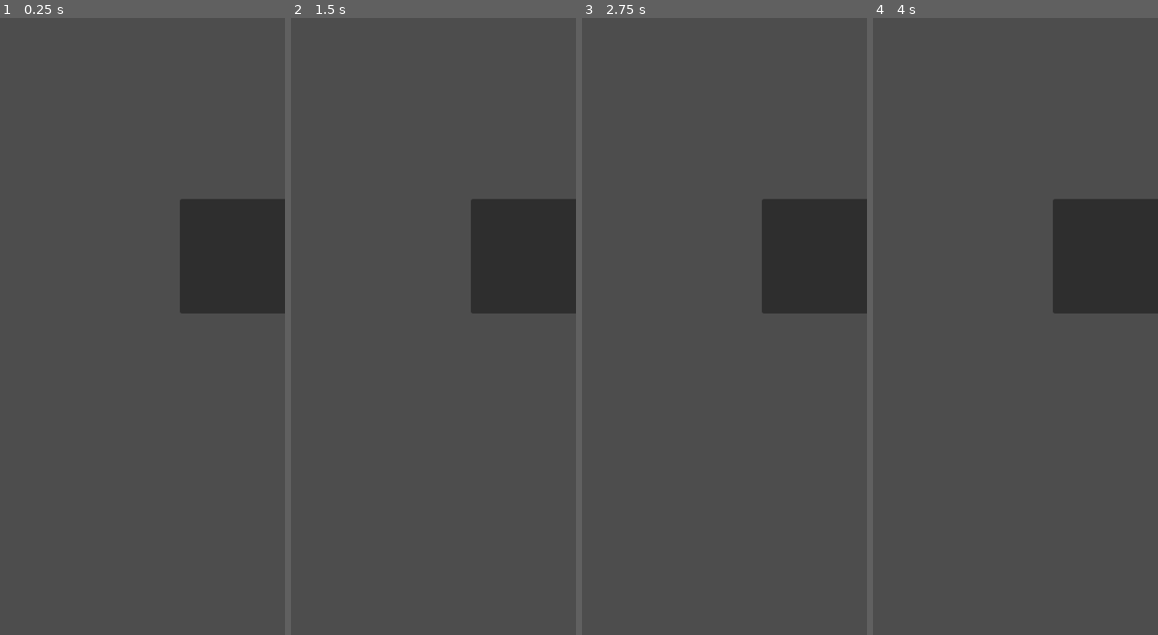
Above: before the commit, frames 1-4 (left to right).
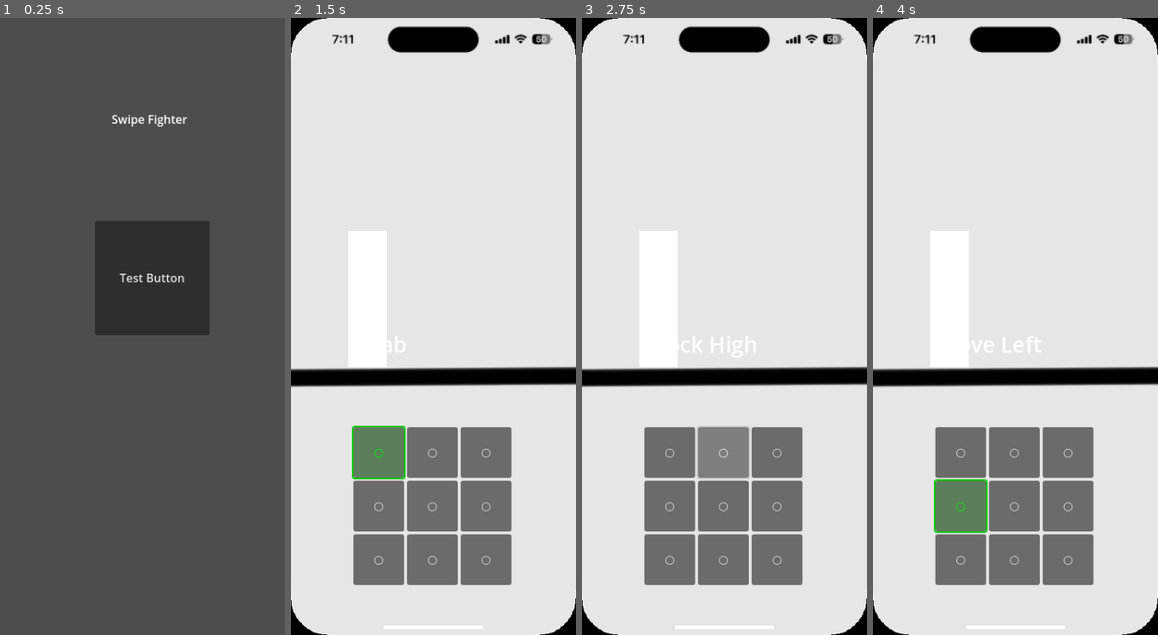
Above: after the commit, the same moments.

Repository: jarednpress/SwipeFighter
Game: Godot game, scene res://scenes/Main.tscn
Two runs of this game, one before a commit and one after it. Both use one fixed random seed, a clock stepped at 60 frames per second and the inputs below.
Inputs (mouse positions are in pixels of both pictures, inside the frame that each line leads up to):
- Up to frame 1 (0.25 s): no input
- Up to frame 2 (1.5 s): click (444, 277) at 0.5 s, where only the run after the commit has a clickable "Test Button"; click (379, 449) at 1.25 s, where only the run after the commit has a clickable "○"
- Up to frame 3 (2.75 s): click (724, 449) at 2 s, where only the run after the commit has a clickable "○"
- Up to frame 4 (4 s): click (1066, 449) at 2.75 s, where only the run after the commit has a clickable "○"; click (961, 505) at 3.5 s, where only the run after the commit has a clickable "○"

The runs differ from the first frame. In frame 1, 11% of the frame differs, in the area x 33-100%, y 15-52%; in frame 2, 100%, in the area x 0-100%, y 0-100%; in frame 3, 100%; in frame 4, 100%.

Commit message:
collision

Diff:
--- /dev/null
+++ b/assets/Characters/Character0.tscn
@@ -0,0 +1,8 @@
+[gd_scene load_steps=2 format=3 uid="uid://ck8e7gjqf0ge6"]
+
+[sub_resource type="SpriteFrames" id="SpriteFrames_1lswk"]
+
+[node name="Node2D" type="CharacterBody2D"]
+
+[node name="AnimatedSprite2D" type="AnimatedSprite2D" parent="."]
+sprite_frames = SubResource("SpriteFrames_1lswk")
--- a/project.godot
+++ b/project.godot
@@ -21,6 +21,7 @@
 window/size/viewport_height=852
 window/stretch/mode="viewport"
 window/handheld/orientation=1
+window/layer_3="Platform"
 
 [layer_names]
 
--- a/scenes/GameScreen.tscn
+++ b/scenes/GameScreen.tscn
@@ -1,8 +1,14 @@
-[gd_scene load_steps=4 format=3 uid="uid://bv3dpw7qqe5tt"]
+[gd_scene load_steps=6 format=3 uid="uid://bv3dpw7qqe5tt"]
 
 [ext_resource type="Script" path="res://scripts/GameScreen.gd" id="1_tiflb"]
 [ext_resource type="Texture2D" uid="uid://i370ifq8hya0" path="res://assets/notch.png" id="2_bthhe"]
-[ext_resource type="Texture2D" uid="uid://c84rv0543wsjp" path="res://assets/ArenaTest.png" id="3_lge0i"]
+[ext_resource type="Texture2D" uid="uid://c84rv0543wsjp" path="res://assets/ArenaTest.png" id="3_e56w1"]
+
+[sub_resource type="RectangleShape2D" id="RectangleShape2D_kx6ln"]
+size = Vector2(18, 484.5)
+
+[sub_resource type="RectangleShape2D" id="RectangleShape2D_bga5g"]
+size = Vector2(601, 24)
 
 [node name="Control" type="Control"]
 custom_minimum_size = Vector2(300, 300)
@@ -85,4 +91,44 @@
 [node name="ArenaTest" type="Sprite2D" parent="."]
 z_index = -4
 position = Vector2(114, -111)
-texture = ExtResource("3_lge0i")
+texture = ExtResource("3_e56w1")
+
+[node name="LeftWall" type="StaticBody2D" parent="."]
+collision_layer = 2
+
+[node name="CollisionShape2D" type="CollisionShape2D" parent="LeftWall"]
+position = Vector2(-177, -292.5)
+shape = SubResource("RectangleShape2D_kx6ln")
+
+[node name="RightWall" type="StaticBody2D" parent="."]
+
+[node name="CollisionShape2D" type="CollisionShape2D" parent="RightWall"]
+position = Vector2(412, -295.25)
+shape = SubResource("RectangleShape2D_kx6ln")
+
+[node name="Platform" type="StaticBody2D" parent="."]
+collision_layer = 5
+
+[node name="CollisionShape2D" type="CollisionShape2D" parent="Platform"]
+position = Vector2(113.5, -41)
+shape = SubResource("RectangleShape2D_bga5g")
+
+[node name="Camera2D" type="Camera2D" parent="."]
+offset = Vector2(104, 0)
+limit_left = -104
+limit_top = 0
+limit_right = 496
+limit_bottom = 852
+drag_horizontal_enabled = true
+drag_vertical_enabled = true
+drag_top_margin = 0.0
+drag_bottom_margin = 0.0
+editor_draw_limits = true
+editor_draw_drag_margin = true
+
+[node name="ColorRect" type="ColorRect" parent="."]
+layout_mode = 0
+offset_left = -3.0
+offset_top = -243.0
+offset_right = 50.0
+offset_bottom = -55.0
--- a/scenes/TitleScreen.tscn
+++ b/scenes/TitleScreen.tscn
@@ -11,16 +11,16 @@
 
 [node name="Label" type="Label" parent="."]
 layout_mode = 0
-offset_left = 486.0
-offset_top = 201.0
-offset_right = 653.0
-offset_bottom = 241.0
+offset_left = 153.64
+offset_top = 127.517
+offset_right = 320.64
+offset_bottom = 167.517
 text = "Swipe Fighter"
 
 [node name="PlayButton" type="Button" parent="."]
 layout_mode = 0
-offset_left = 248.0
-offset_top = 250.0
-offset_right = 833.0
-offset_bottom = 408.0
+offset_left = 131.417
+offset_top = 279.908
+offset_right = 289.417
+offset_bottom = 437.908
 text = "Test Button"
Binary file added: assets/Characters/character0idle.jpg
Not shown, added: assets/Characters/character0idle.jpg.import
